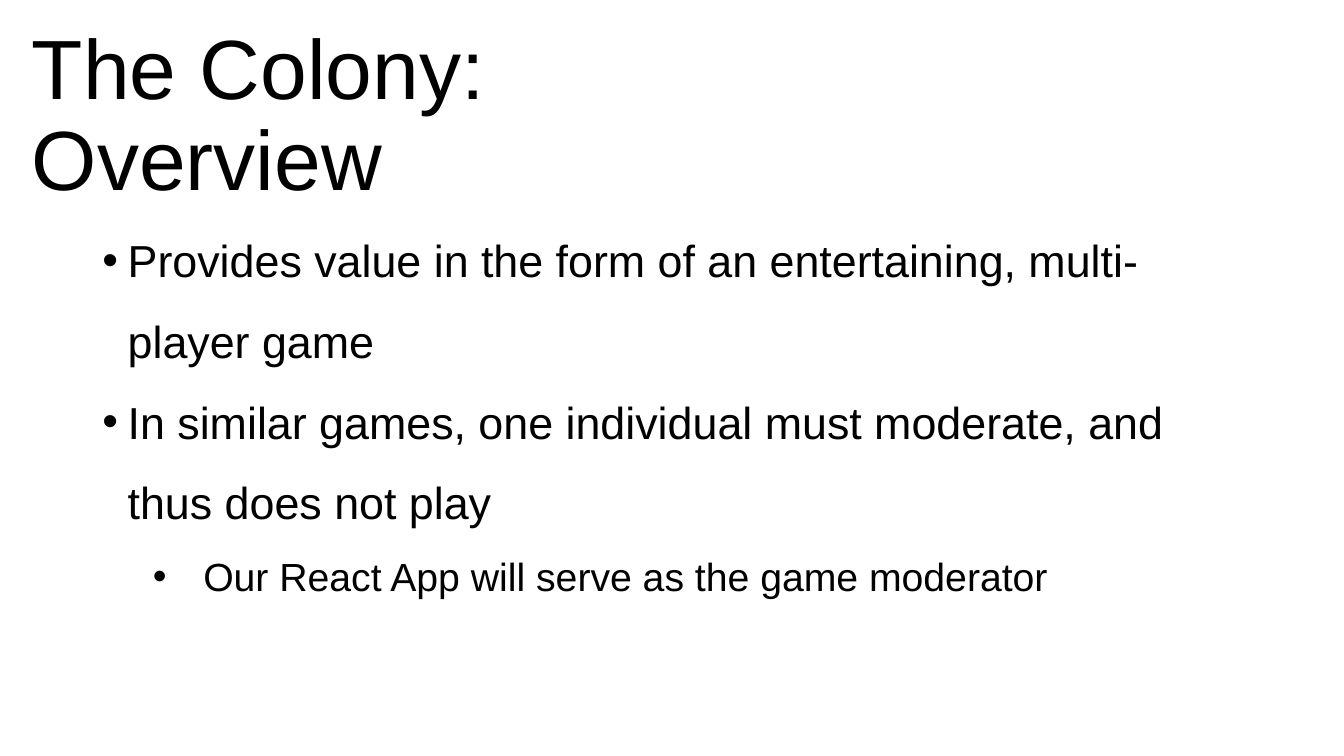
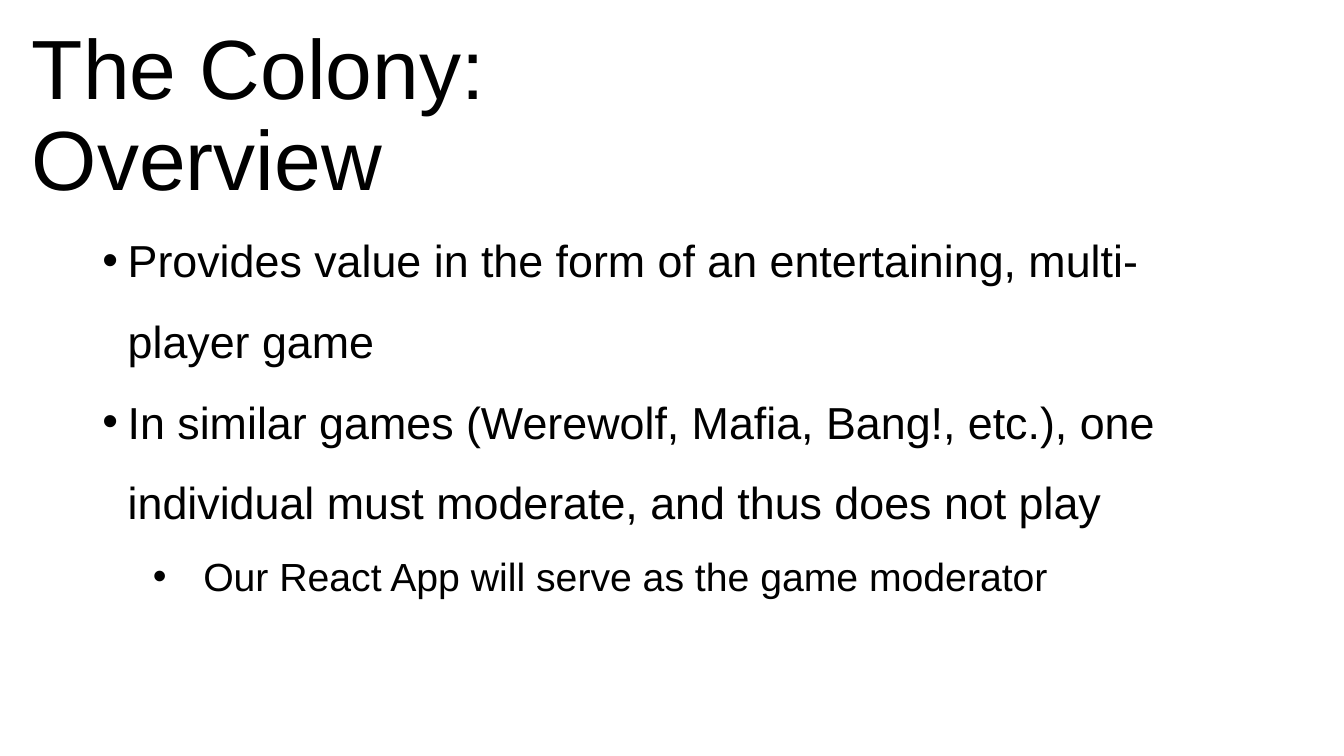
Before and after one commit to tombene/monsters, a slide deck: slide 2 of Monster.pptx. Drawn at 1344x756 pixels with LibreOffice and Linux fonts; fonts in the diff are those of the drawing; background and template pictures are left out. Boxes give left, top, right and bottom in pixels: in the first picture for what was removed or moved away, otherwise in the second. Text is boxed around its words. In the diff, an @@ line names an element or a change of style, - is before the commit and + after.

```diff
--- a/Monster.pptx
+++ b/Monster.pptx
@@ text at (128, 406, 1155, 528): text changed @@
-• In similar games, one individual must moderate, and thus does not play
+• In similar games (Werewolf, Mafia, Bang!, etc.), one individual must moderate, and thus does not play
```
Also in this commit, not shown: 3 other slides changed, 2 other files.
